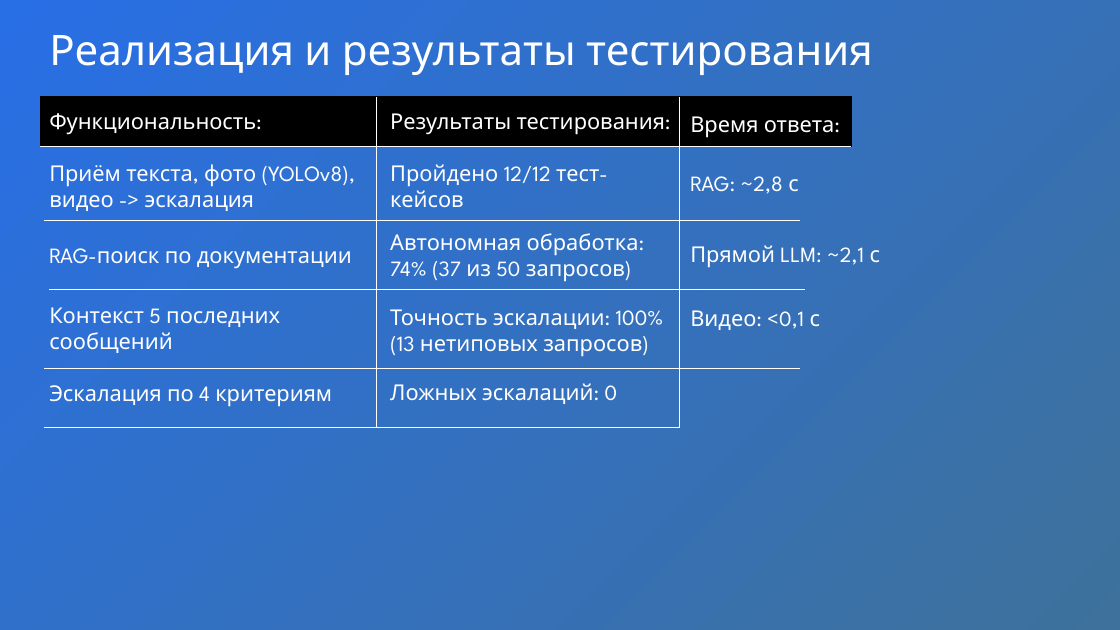
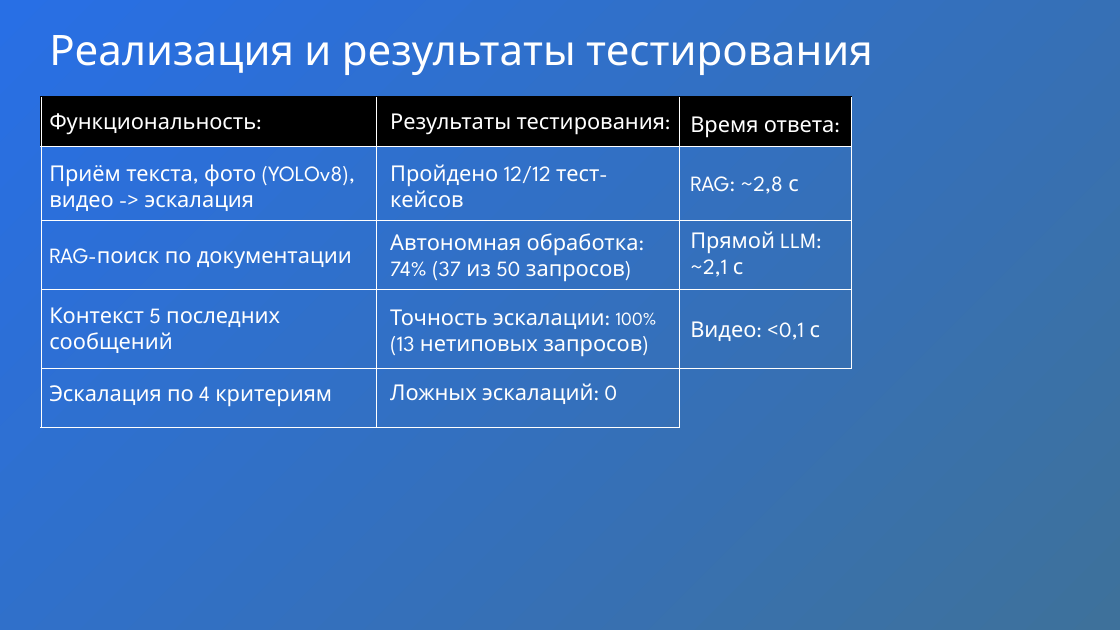
Before and after one commit to Kent4r/VKR, a slide deck: slide 5 of преза.pptx. Drawn at 1120x630 pixels with LibreOffice and Linux fonts; fonts in the diff are those of the drawing; background and template pictures are left out. Boxes give left, top, right and bottom in pixels: in the first picture for what was removed or moved away, otherwise in the second. Text is boxed around its words. In the diff, an @@ line names an element or a change of style, - is before the commit and + after.

```diff
--- a/преза.pptx
+++ b/преза.pptx
@@ line added from (41, 97) to (41, 427), #FDF6E3 0.5 pt @@
@@ text "Время ответа:" rewrapped from (690,116,880,330) to (690,116,835,341) @@
@@ line added from (851, 97) to (851, 368), #FDF6E3 0.5 pt @@
@@ line moved from (44, 220) - (800, 220) to (41, 220) - (851, 220) @@
@@ line moved from (49, 289) - (805, 289) to (41, 289) - (851, 289) @@
@@ text at (390,309,657,357): size 28 to 24 pt in "100%" @@
@@ line moved from (44, 368) - (800, 368) to (41, 368) - (851, 368) @@
@@ line moved from (44, 427) - (680, 427) to (40, 427) - (680, 427) @@
```
Also in this commit, not shown: 1 other slide changed, 1 other file.
